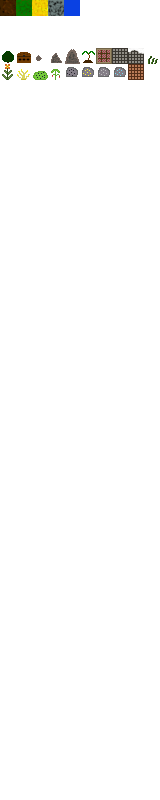
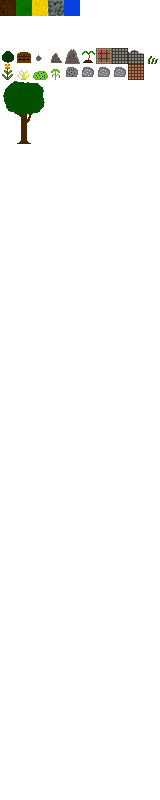
Revision of a layered 160x800 image; what changed, layer by layer:
painted on "Background" over (3, 81, 45, 144)
